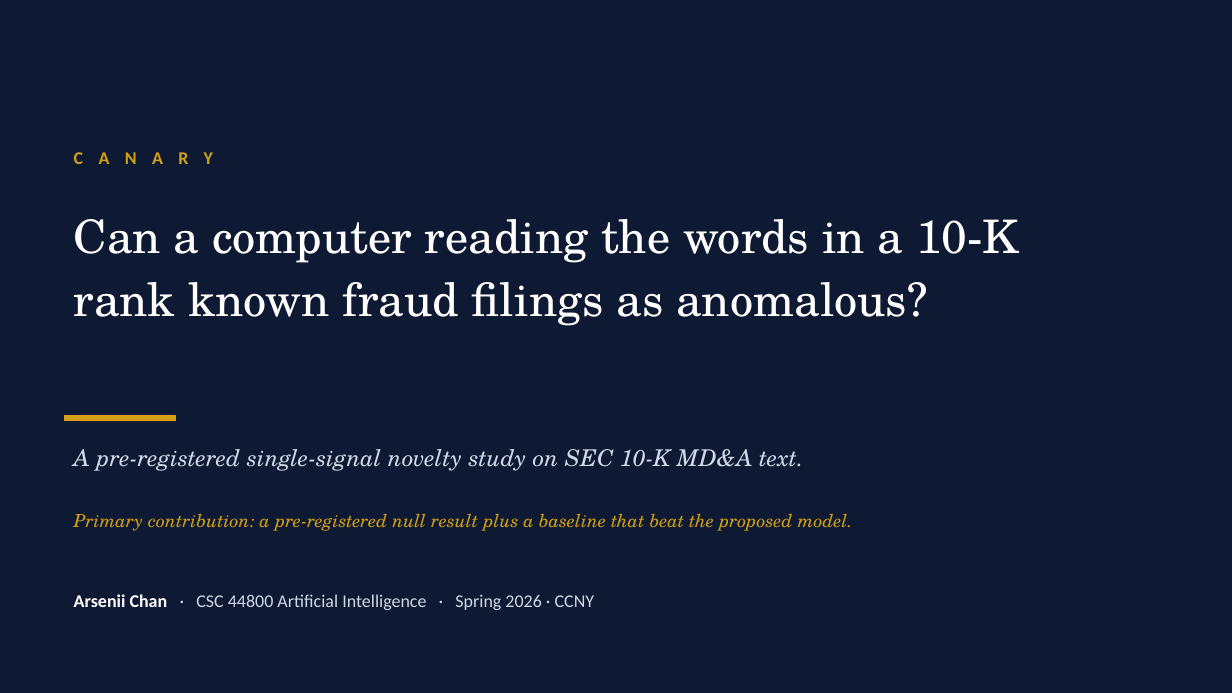
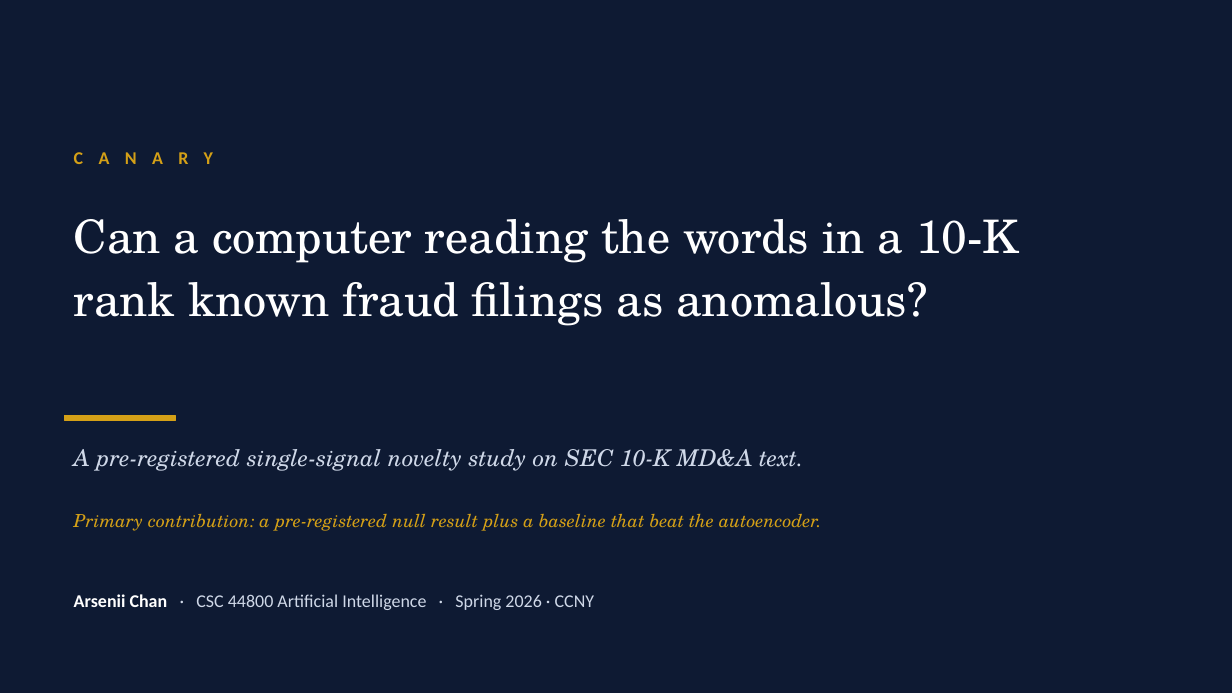
Before and after one commit to ArseniiChan/canary, a slide deck: slide 1 of reports/canary_deck.pptx. Drawn at 1232x693 pixels with LibreOffice and Linux fonts; fonts in the diff are those of the drawing. Boxes give left, top, right and bottom in pixels: in the first picture for what was removed or moved away, otherwise in the second. Text is boxed around its words. In the diff, an @@ line names an element or a change of style, - is before the commit and + after.

```diff
--- a/reports/canary_deck.pptx
+++ b/reports/canary_deck.pptx
@@ text at [74, 514, 821, 531]: text changed @@
-Primary contribution: a pre-registered null result plus a baseline that beat the proposed model.
+Primary contribution: a pre-registered null result plus a baseline that beat the autoencoder.
```
Also in this commit, not shown: 5 other slides changed, 2 other files.
